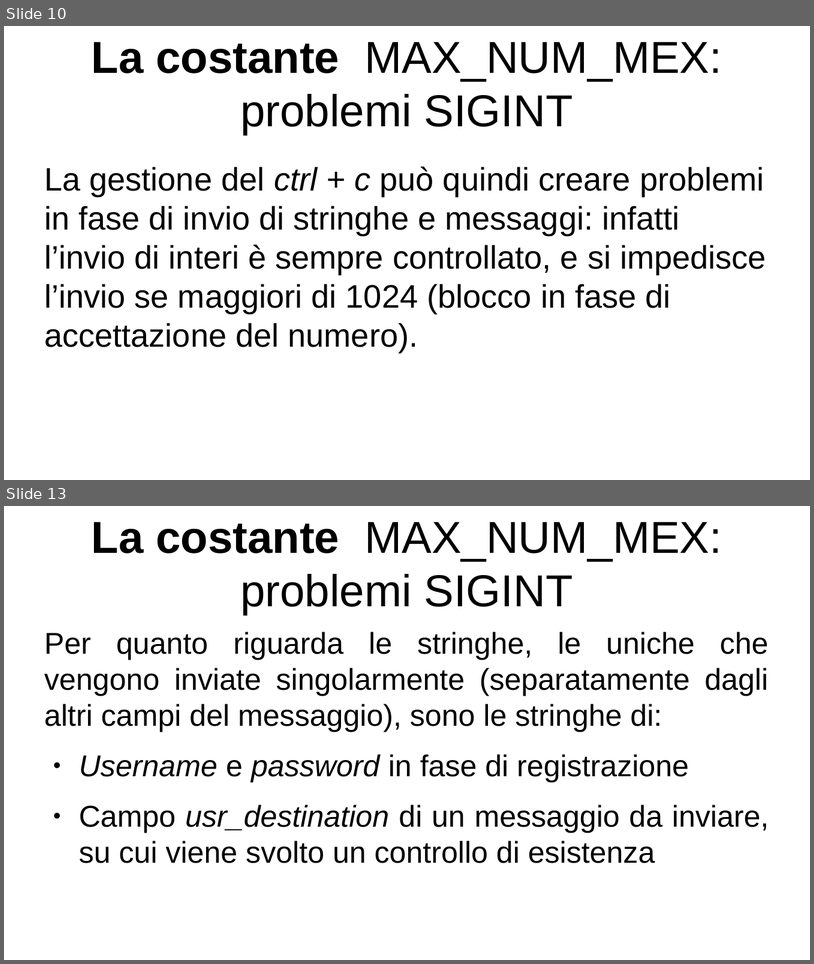
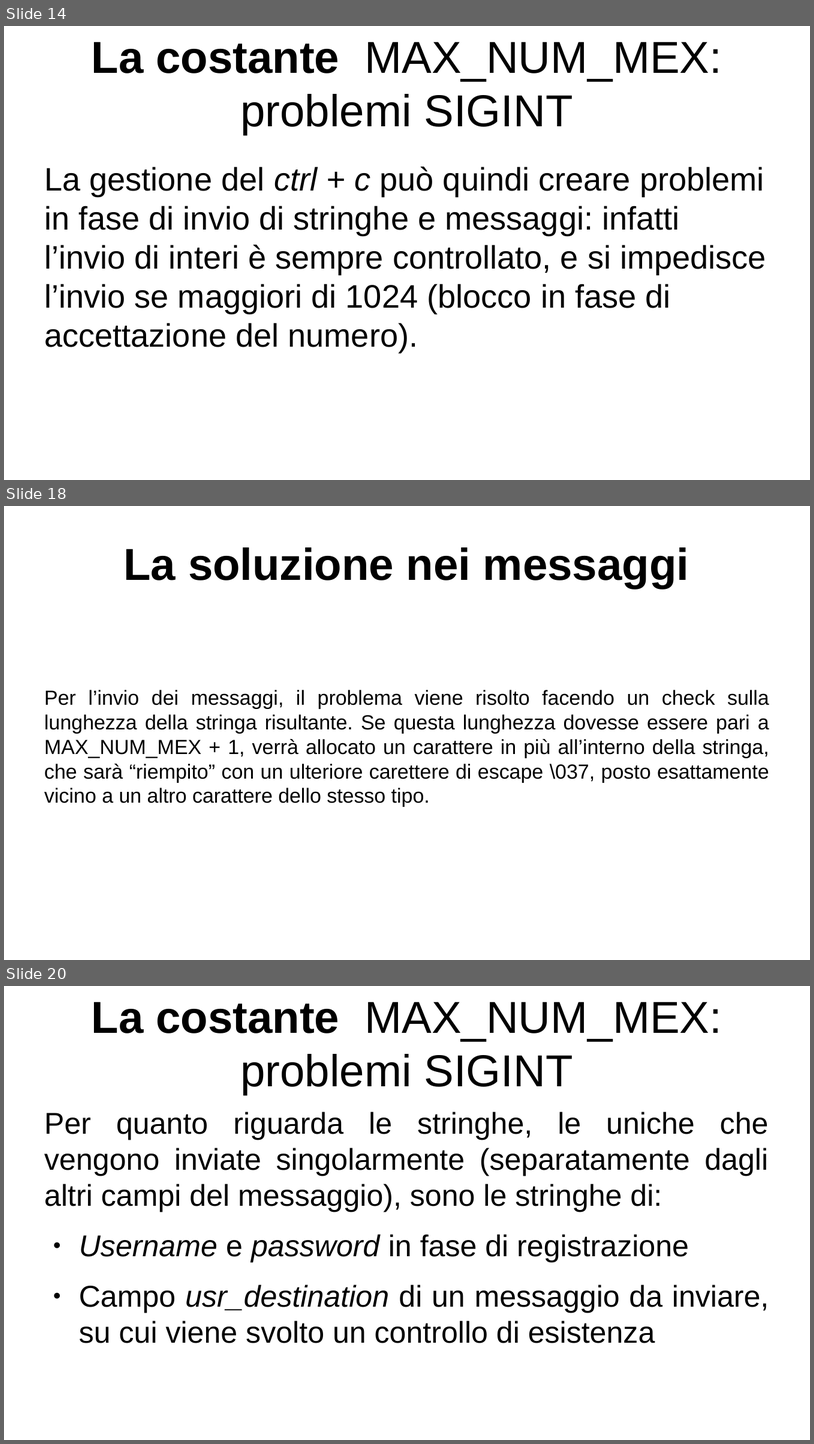
Before and after one commit to lucaMastro/progetto_SO, a slide deck: presentazione_progetto_SO.odp. Shown one above the other, each under a label of ours: slides 10 and 13 before the commit, slides 14, 18 and 20 after it; the slides between them are not shown. The pictures are 814x964 and 814x1444 pixels, drawn with LibreOffice and Linux fonts; fonts in the diff are those of the drawing. Boxes give left, top, right and bottom in pixels: in the first picture for what was removed or moved away, otherwise in the second. Text is boxed around its words. In the diff, an @@ line names an element or a change of style, - is before the commit and + after.

```diff
--- a/presentazione_progetto_SO.odp
+++ b/presentazione_progetto_SO.odp
@@ slide 18 added at (x1=4, y1=506, x2=810, y2=960), background #FFFFFF @@
@@ title added at (x1=124, y1=547, x2=689, y2=588), 44 pt, text #000000, bold @@
+La soluzione nei messaggi
@@ text added at (x1=44, y1=690, x2=770, y2=807), 20.1 pt, text #000000 @@
+Per l’invio dei messaggi, il problema viene risolto facendo un check sulla lunghezza della stringa risultante. Se questa lunghezza dovesse essere pari a MAX_NUM_MEX + 1, verrà allocato un carattere in più all’interno della stringa, che sarà “riempito” con un ulteriore carettere di escape \037, posto esattamente vicino a un altro carattere dello stesso tipo.
@@ what was slide 10 is now slide 14 @@
@@ what was slide 13 is now slide 20 @@
```
Also in this commit, not shown: 9 slides changed, 10 other slides added, 1 slide removed.
